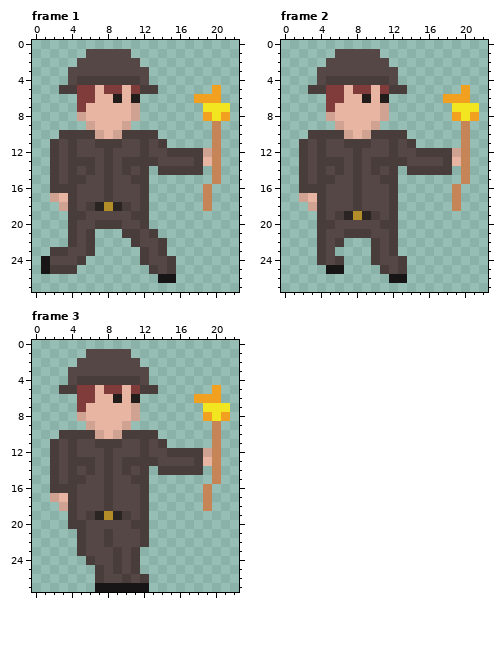
Pixel-art file -- Assets/RunningAnimationWithFire.aseprite. Above, as it was before the edit.
23x28 pixels, 5 frames. Pixels under 10% opacity are left out. Shown: frame 1, frame 2, frame 3.
Now the later version:
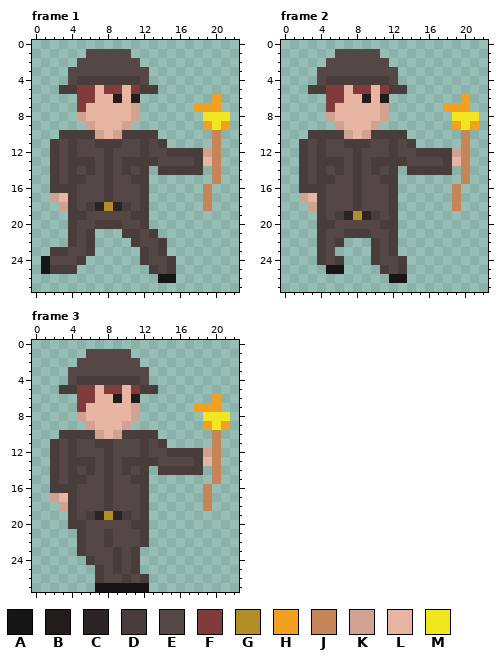
Palette (. is transparent): A #171516  B #221c1a  C #2a2423  D #483d3b  E #554745  F #803b3b  G #b38d27  H #f1a11f  J #c68556  K #d0a292  L #e9b5a3  M #f1e61f
What changed:
Frame 1:
Colour H is added in row 7 at x 18; in row 9 at x 19 and 21.
Colour H replaces colour M in row 7 at x 19 to 20.
Colour M replaces colour H in row 8 at x 19 and 21.
Colour M replaces colour J in row 9 at x 20.
The edit erases colour H in row 5 at x 20; in row 6 at x 18 to 19.
The edit erases colour M in row 7 at x 21.
Frame 2: the same change as frame 1
Frame 3:
Colour E replaces colour D in row 11 at x 9.
Colour H is added in row 7 at x 18; in row 9 at x 19 and 21.
Colour H replaces colour M in row 7 at x 19 to 20.
Colour M replaces colour H in row 8 at x 19 and 21.
Colour M replaces colour J in row 9 at x 20.
The edit erases colour H in row 5 at x 20; in row 6 at x 18 to 19.
The edit erases colour M in row 7 at x 21.
Changed places in both pictures, as pixel boxes (x1, y1, x2, y2):
changed: (194, 85, 230, 130)
changed: (443, 85, 479, 130)
changed: (194, 385, 230, 430)
changed: (113, 439, 122, 448)
